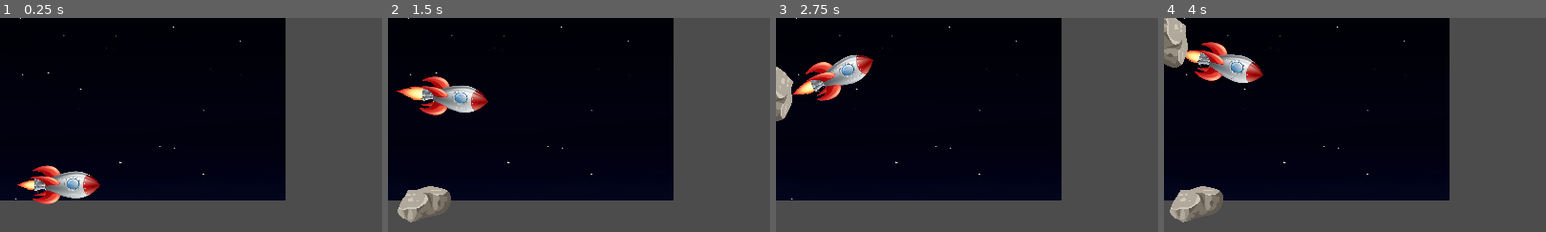
Above: before the commit, frames 1-4 (left to right).
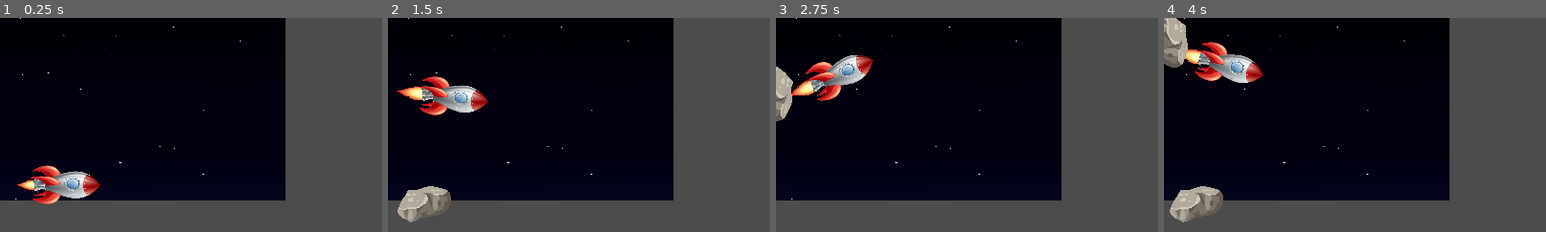
Above: after the commit, the same moments.

Repository: MuskalaMarcin/RocketZero
Game: Godot game, scene res://Main.tscn
Two runs of this game, one before a commit and one after it. Both use one fixed random seed, a clock stepped at 60 frames per second and the inputs below.
Inputs:
- Up to frame 1 (0.25 s): no input
- Up to frame 2 (1.5 s): tap Enter at 0.5 s; hold Up (ui_up) 0.53-1.28 s; hold Down (ui_down) from 1.28 s (still down)
- Up to frame 3 (2.75 s): release Down (ui_down) at 2.03 s; hold Up (ui_up) from 2.03 s (still down)
- Up to frame 4 (4 s): release Up (ui_up) at 3.53 s; hold Down (ui_down) from 3.53 s (still down)
The pictures show only the part of the screen within x 0-50%, y 0-50%; the shares and areas given below are measured in that part.

The runs differ from the first frame. In frame 1, less than 0.1% of the frame differs, in the area x 4-9%, y 75-81%; in frame 2, less than 0.1%; in frame 3, 0.2%, in the area x 4-11%, y 29-37%; in frame 4, 0.1%.

Commit message:
Add collision callback function

Diff:
--- a/Rocket.gd
+++ b/Rocket.gd
@@ -46,6 +46,7 @@
 
 	set_position(self.position + direction.normalized() * SPEED * delta)
 
-func _collision(t):
+func _collision(collidedObject):
 	#TODO collision animation code goes here
-	print("Collision!");
+	if (collidedObject.is_class("RigidBody2D")):
+		print("Collision!");
--- a/RocketScene.tscn
+++ b/RocketScene.tscn
@@ -60,7 +60,7 @@
 scale = Vector2( 0.113777, 0.113777 )
 frames = SubResource( 2 )
 animation = "default"
-frame = 3
+frame = 2
 playing = true
 _sections_unfolded = [ "Visibility" ]
 
@@ -70,7 +70,7 @@
 scale = Vector2( 0.0784136, 0.0784136 )
 frames = SubResource( 2 )
 animation = "default"
-frame = 3
+frame = 2
 playing = true
 _sections_unfolded = [ "Visibility" ]
 
